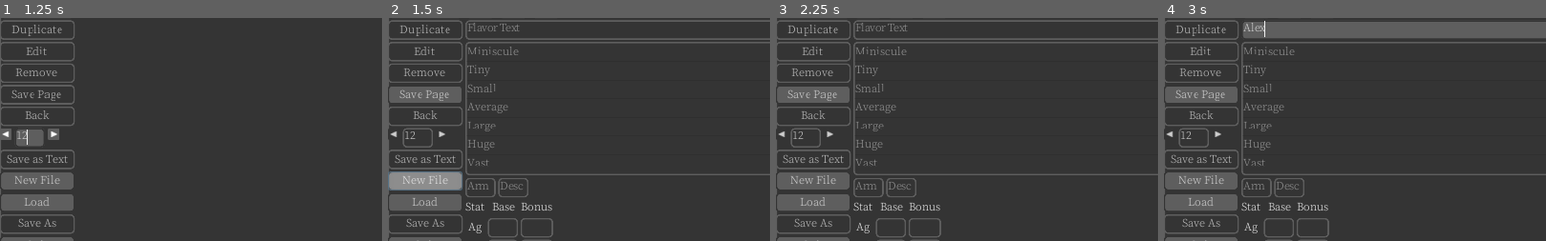
Above: before the commit, frames 1-4 (left to right).
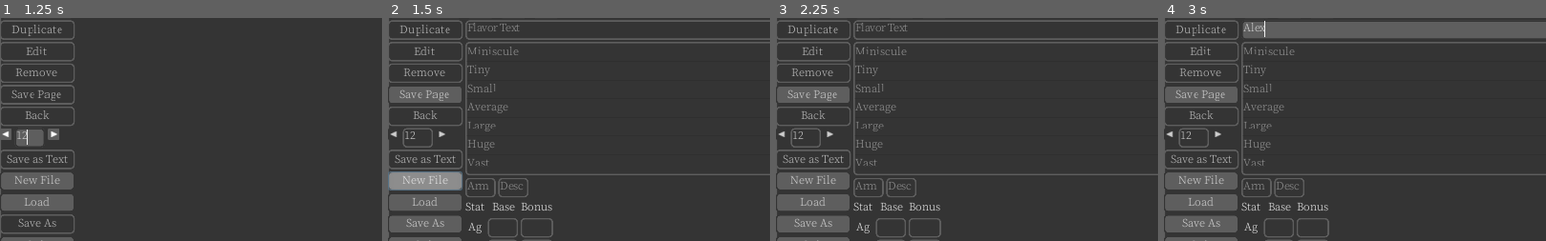
Above: after the commit, the same moments.

Repository: the-alex-g/Bestiary
Game: Godot game, scene res://Document/Document.tscn
Two runs of this game, one before a commit and one after it. Both use one fixed random seed, a clock stepped at 60 frames per second and the inputs below.
Inputs (mouse positions are % of the whole screen's width and height, from its top left):
- Up to frame 1 (1.25 s): click (4, 31) at 0.52 s; type "12" at 0.6 s
- Up to frame 2 (1.5 s): click "New File" at 1.25 s
- Up to frame 3 (2.25 s): click (12, 2) at 2.02 s; type "Alex" at 2.1 s
- Up to frame 4 (3 s): click (16, 2) at 2.25 s; type "12" at 2.33 s; click (21, 2) at 2.48 s; type "12" at 2.57 s; click (31, 7) at 2.77 s; type "Alex" at 2.85 s
The pictures show only the part of the screen within x 0-50%, y 4-54%; the shares and areas given below are measured in that part.

Frame 1 is identical in both runs. In frame 2, 1.6% of the frame differs, in the area x 0-20%, y 88-97%; in frame 3, 1.6%; in frame 4, 1.6%.

Commit message:
Fix save as button never enabling

Diff:
--- a/project/Document/Document.gd
+++ b/project/Document/Document.gd
@@ -157,7 +157,6 @@
 func _save()->void:
 	# this saves ALL of the entries in _bestiary_info. Otherwise, it doesn't work.
 	if _path != "":
-		print("saving file")
 		var save_file := File.new()
 		# warning-ignore:return_value_discarded
 		save_file.open(_path, File.WRITE)
@@ -167,7 +166,6 @@
 
 		_set_mode(Mode.READING)
 	else:
-		print("no path")
 		_set_mode(Mode.SAVING)
 		_file_dialog.mode = FileDialog.MODE_SAVE_FILE
 		_file_dialog.popup()
@@ -289,6 +287,7 @@
 			_new_page_button.disabled = true
 			_print_button.disabled = true
 			_duplicate_button.disabled = true
+	$MenuButtons/SaveAs.disabled = false
 
 
 func _on_Print_pressed()->void:
Not shown, changed: project/savefile.dct
